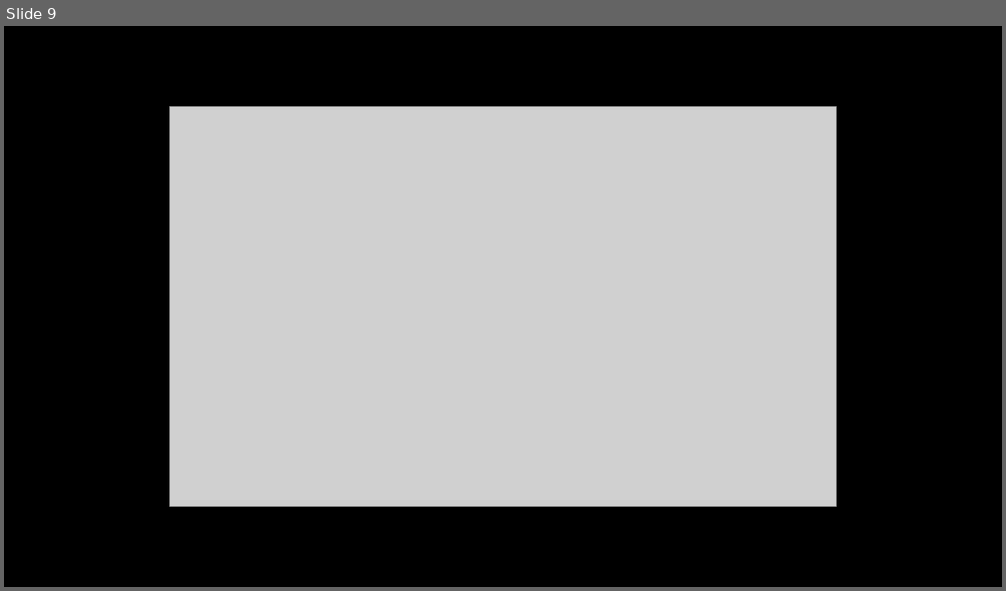
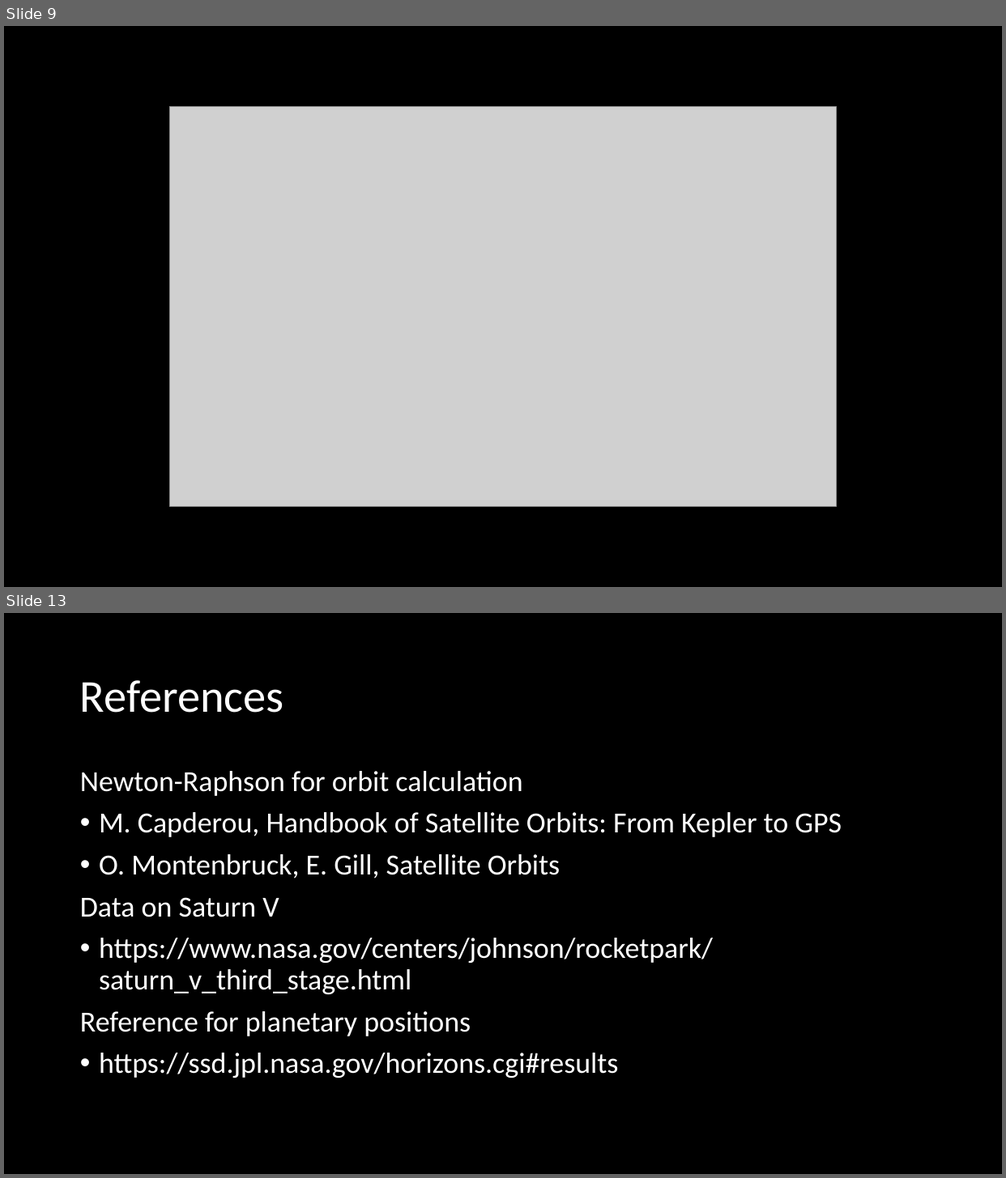
Before and after one commit to tjresearch/research-junyan, a slide deck: Presentation/Junyan_Peng_Presentation.pptx. Shown one above the other, each under a label of ours: slide 9 before the commit, slides 9 and 13 after it; the slides between them are not shown. The pictures are 1006x591 and 1006x1178 pixels, drawn with LibreOffice and Linux fonts; fonts in the diff are those of the drawing; grey boxes stand for pictures; background and template pictures are left out. Boxes give left, top, right and bottom in pixels: in the first picture for what was removed or moved away, otherwise in the second. Text is boxed around its words. In the diff, an @@ line names an element or a change of style, - is before the commit and + after.

```diff
--- a/Presentation/Junyan_Peng_Presentation.pptx
+++ b/Presentation/Junyan_Peng_Presentation.pptx
@@ slide 13 added at [4, 613, 1002, 1174], background picture (left out) @@
@@ title added at [80, 680, 284, 713], 44 pt, text #FFFFFF @@
+References
@@ text added at [80, 771, 842, 1078], 28 pt, text #FFFFFF @@
+Newton-Raphson for orbit calculation
+• M. Capderou, Handbook of Satellite Orbits: From Kepler to GPS
+• O. Montenbruck, E. Gill, Satellite Orbits
+Data on Saturn V
+• https://www.nasa.gov/centers/johnson/rocketpark/saturn_v_third_stage.html
+Reference for planetary positions
+• https://ssd.jpl.nasa.gov/horizons.cgi#results
```
Also in this commit, not shown: 3 slides changed, 2 other slides added, 6 other files.
